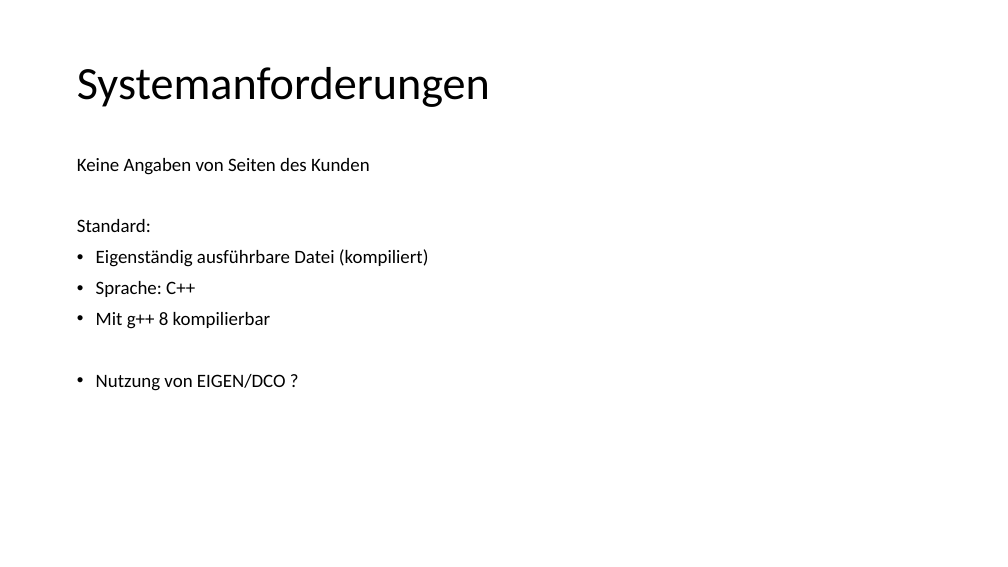
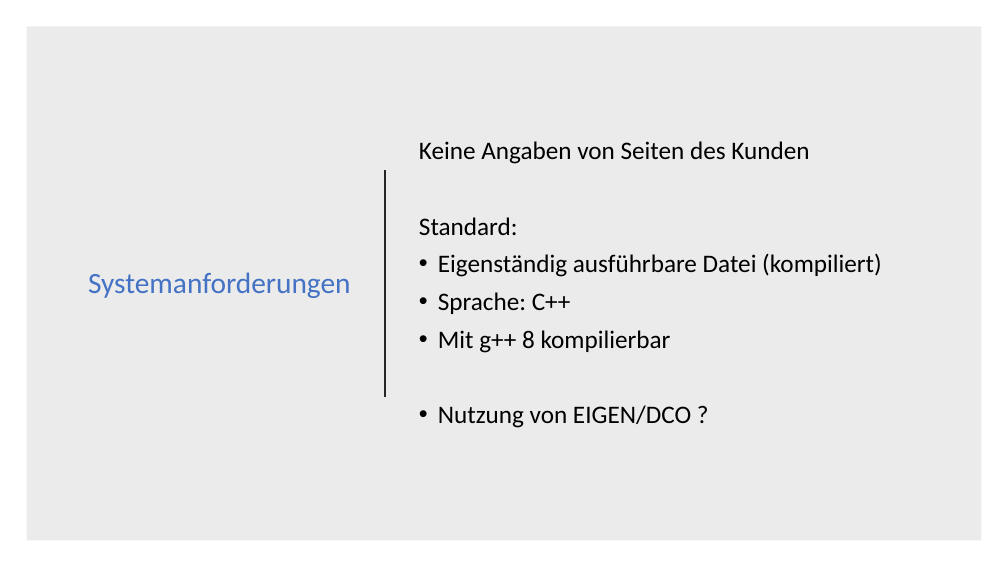
Before and after one commit to nilsspeetzen/SEP, a slide deck: slide 6 of 170718_Vorstellung.pptx. Drawn at 1008x567 pixels with LibreOffice and Linux fonts; fonts in the diff are those of the drawing. Boxes give left, top, right and bottom in pixels: in the first picture for what was removed or moved away, otherwise in the second. Text is boxed around its words. In the diff, an @@ line names an element or a change of style, - is before the commit and + after.

```diff
--- a/170718_Vorstellung.pptx
+++ b/170718_Vorstellung.pptx
@@ rectangle added at <box>26,26,982,541</box>, fill #000000 at 8% opacity @@
@@ title "Systemanforderungen": place and size @@
-title "Systemanforderungen" at <box>77,67,490,107</box>
+title "Systemanforderungen" at <box>88,272,351,298</box>
@@ title "Systemanforderungen" at <box>88,272,351,298</box>: size 44 to 28 pt, text colour #000000 to #4472C4; alignment left to right @@
@@ text "Keine Angaben von Seiten des ...": place and size @@
-text "Keine Angaben von Seiten des ..." at <box>77,158,429,391</box>
+text "Keine Angaben von Seiten des ..." at <box>419,141,882,428</box>
@@ text "Keine Angaben von Seiten des ..." at <box>419,141,882,428</box>: size 18 to 24 pt; vertical alignment top to middle @@
@@ line added from (385, 170) to (385, 397), #262626 1.5 pt @@
```
Also in this commit, not shown: 14 other slides changed, 4 slides added, 1 other file.
